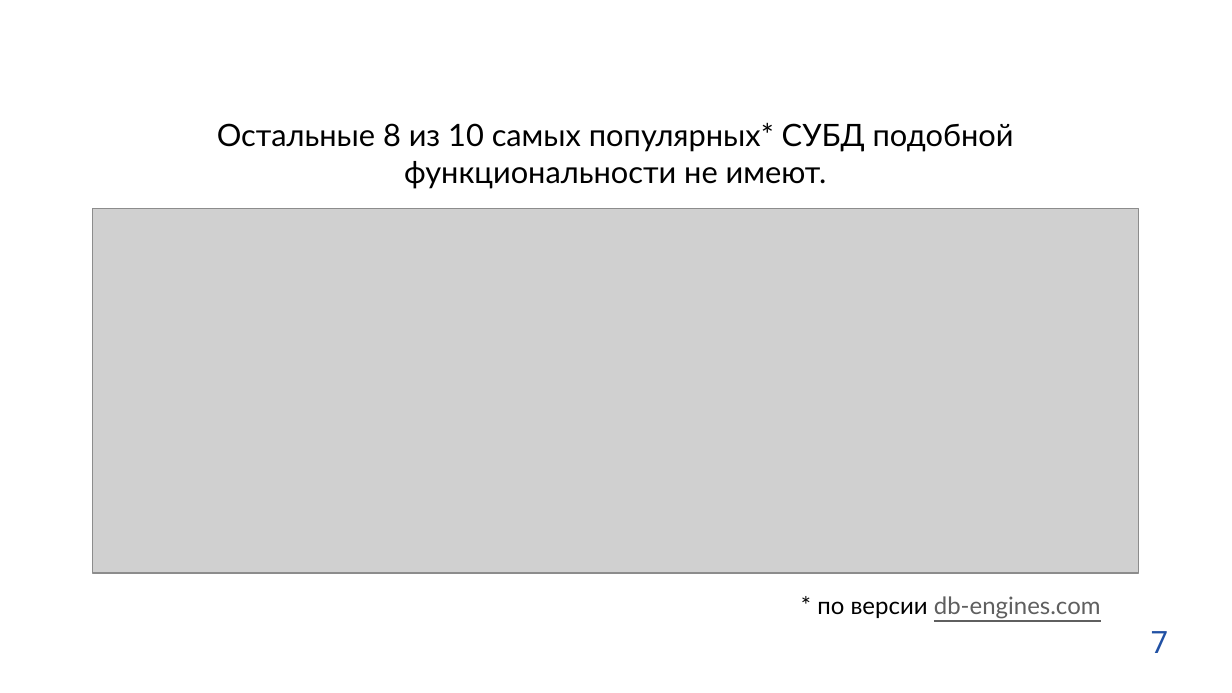
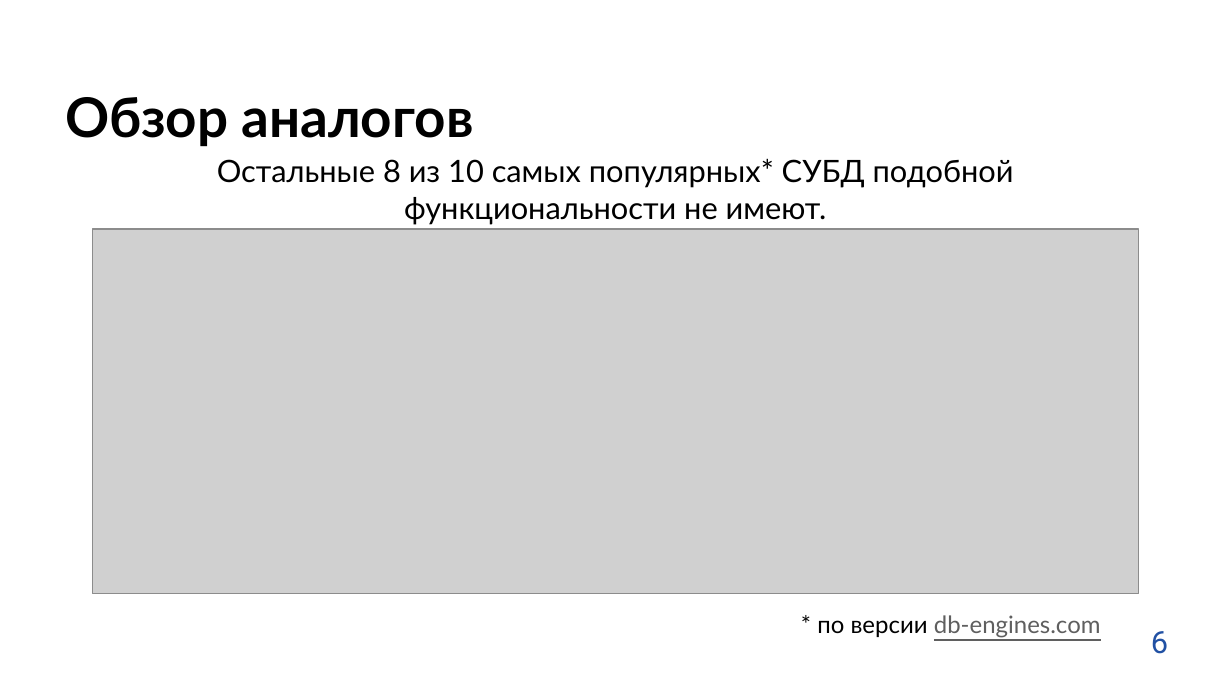
Before and after one commit to testpassword/Diploma-bachelor-degree-2022, a slide deck: slide 6 of docs/предзащита_2.pptx (slide 7 before the commit). Drawn at 1232x693 pixels with LibreOffice and Linux fonts; fonts in the diff are those of the drawing; grey boxes stand for pictures; background and template pictures are left out. Boxes give left, top, right and bottom in pixels: in the first picture for what was removed or moved away, otherwise in the second. Text is boxed around its words. In the diff, an @@ line names an element or a change of style, - is before the commit and + after.

```diff
--- a/docs/предзащита_2.pptx
+++ b/docs/предзащита_2.pptx
@@ title added at bbox=[65, 97, 474, 147], 32 pt, text #000000, bold @@
+Обзор аналогов
@@ text "Остальные 8 из 10 самых ...": place and size @@
-text "Остальные 8 из 10 самых ..." at bbox=[217, 122, 1014, 189]
+text "Остальные 8 из 10 самых ..." at bbox=[217, 158, 1014, 225]
@@ picture: place and size @@
-picture at bbox=[92, 208, 1138, 573]
+picture at bbox=[92, 229, 1138, 594]
@@ text "* по версии db-engines.com": place and size @@
-text "* по версии db-engines.com" at bbox=[817, 596, 1101, 619]
+text "* по версии db-engines.com" at bbox=[817, 615, 1101, 638]
@@ text at bbox=[1151, 631, 1168, 654]: text changed @@
-7
+6
```
Also in this commit, not shown: 6 other slides changed, 3 slides added, 1 slide removed, 24 other files.
